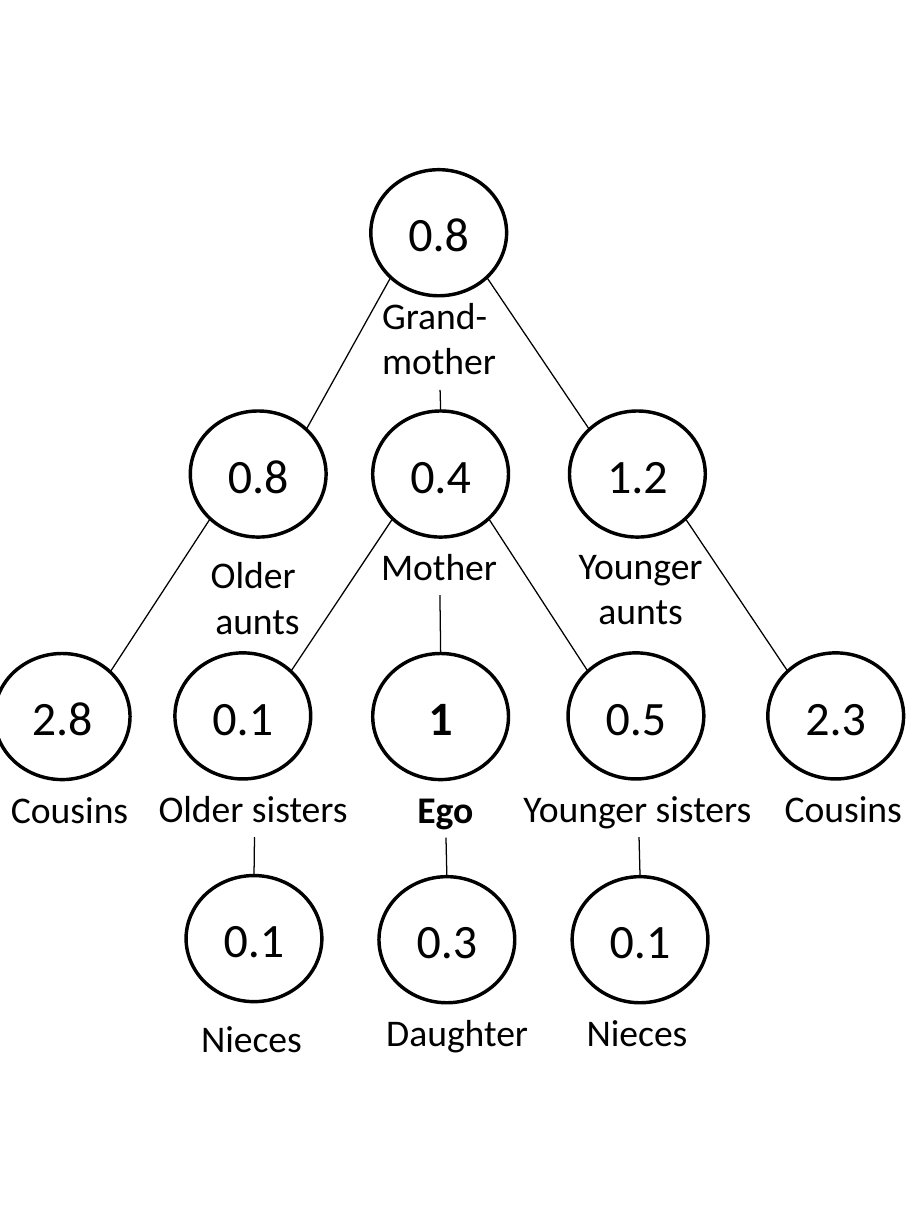
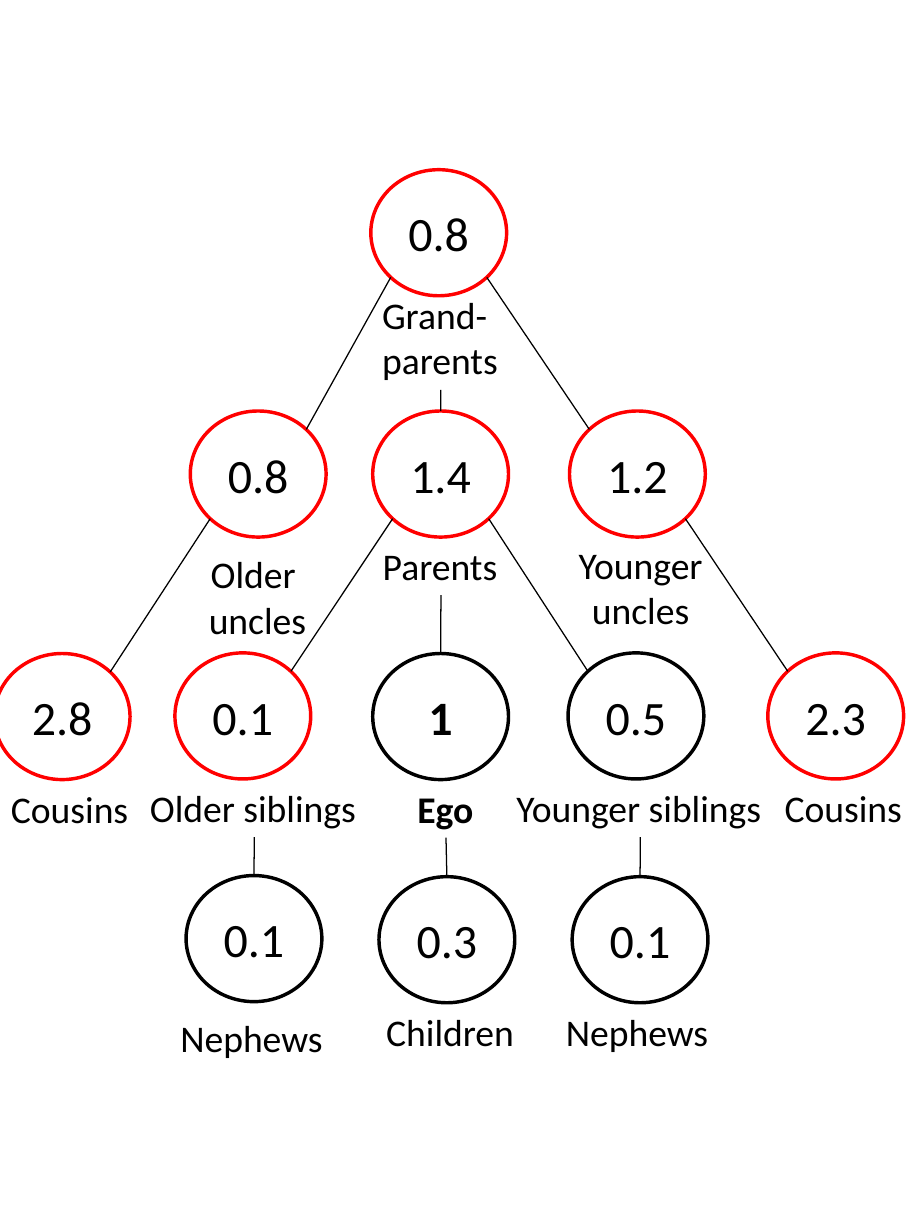
Before and after one commit to alburezg/ChildSurv, a slide deck: slide 2 of covid proposal/family_tree.pptx (slide 3 before the commit). Drawn at 924x1232 pixels with LibreOffice and Linux fonts; fonts in the diff are those of the drawing. Boxes give left, top, right and bottom in pixels: in the first picture for what was removed or moved away, otherwise in the second. Text is boxed around its words. In the diff, an @@ line names an element or a change of style, - is before the commit and + after.

```diff
--- a/covid proposal/family_tree.pptx
+++ b/covid proposal/family_tree.pptx
@@ text at (x1=382, y1=350, x2=498, y2=380): text changed @@
-mother
+parents
@@ outline #000000 2 pt to #FF0000 2 pt in 7 elements at (x1=371, y1=170, x2=506, y2=296), (x1=191, y1=411, x2=326, y2=537), (x1=569, y1=411, x2=705, y2=537), (x1=175, y1=653, x2=310, y2=779), (x1=0, y1=653, x2=129, y2=779), (x1=768, y1=653, x2=903, y2=779), (x1=373, y1=411, x2=509, y2=537) @@
@@ text in ellipse at (x1=410, y1=462, x2=471, y2=494): text changed @@
-0.4
+1.4
@@ text at (x1=383, y1=556, x2=497, y2=581): text changed @@
-Mother
+Parents
@@ text at (x1=592, y1=598, x2=689, y2=625): text changed @@
-aunts
+uncles
@@ text at (x1=209, y1=608, x2=306, y2=635): text changed @@
-aunts
+uncles
@@ text at (x1=150, y1=796, x2=355, y2=829): text changed @@
-Older sisters
+Older siblings
@@ text at (x1=516, y1=796, x2=761, y2=829): text changed @@
-Younger sisters
+Younger siblings
@@ text at (x1=180, y1=1026, x2=322, y2=1058): text changed @@
-Nieces
+Nephews
@@ text at (x1=386, y1=1020, x2=514, y2=1047): text changed @@
-Daughter
+Children
@@ text at (x1=566, y1=1020, x2=708, y2=1052): text changed @@
-Nieces
+Nephews
```
Also in this commit, not shown: 2 other slides changed, 1 slide removed, 20 other files.
